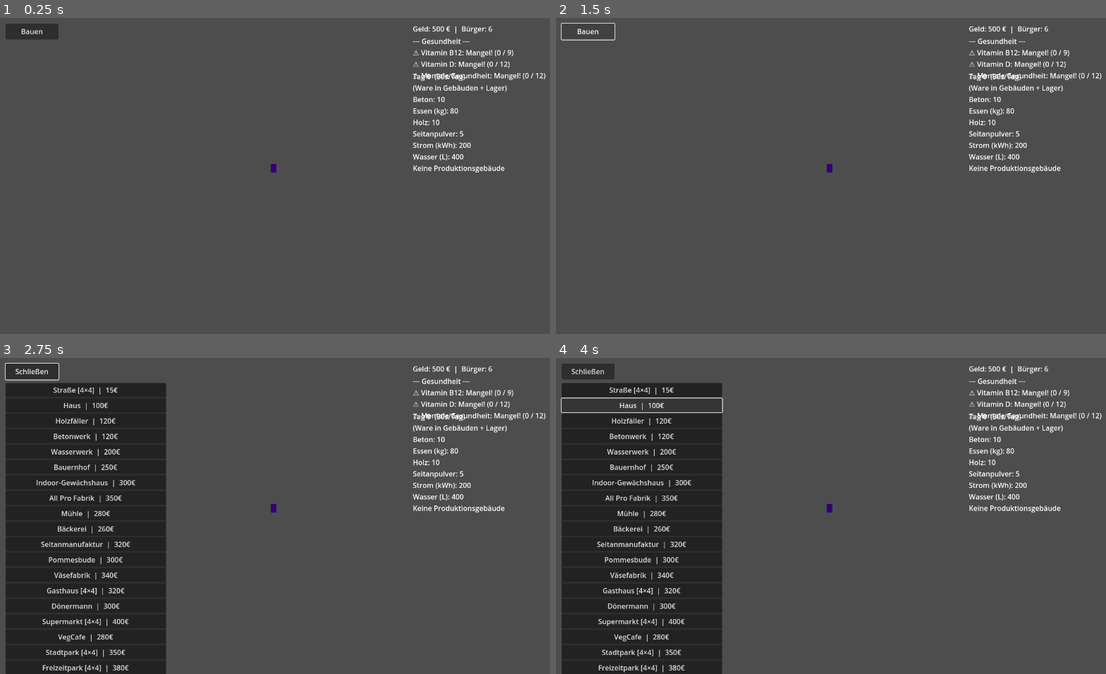
Above: before the commit, frames 1-4 (two rows, left to right).
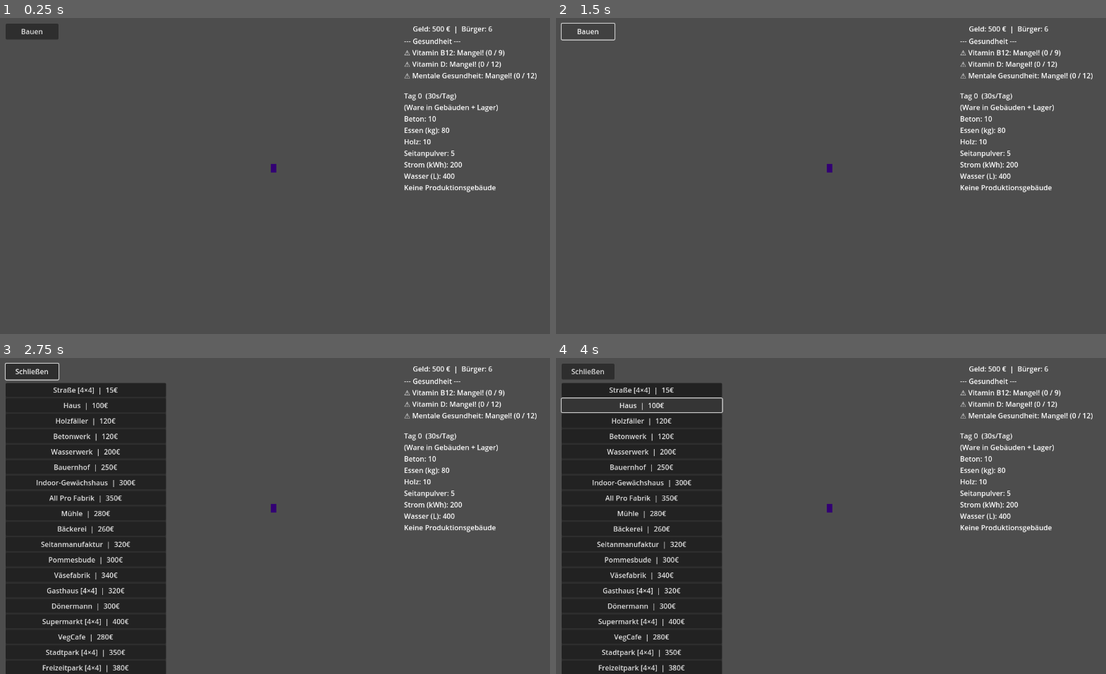
Above: after the commit, the same moments.

Repository: leonardwolf23-bot/vegangame
Game: Godot game, scene res://scenes/main.tscn
Same seed, same stepped clock (60 frames per second), same inputs: the game is played once before the commit and once after it.
Inputs (mouse positions are in pixels of both pictures, inside the frame that each line leads up to):
- Up to frame 1 (0.25 s): no input
- Up to frame 2 (1.5 s): click "Bauen" at 0.5 s; click "Schließen" at 1.25 s
- Up to frame 3 (2.75 s): tap Enter at 2 s; move the mouse to (407, 500) at 2.02 s; hold D from 2.03 s (still down); tap 1 at 2.1 s; click (407, 500) at 2.17 s
- Up to frame 4 (4 s): release D at 2.75 s; click "Straße [4×4] | 15€" at 2.75 s; click "Haus | 100€" at 3.5 s

The runs differ from the first frame. In frame 1, 2.3% of the frame differs, in the area x 73-100%, y 6-56%; in frame 2, 2.3%; in frame 3, 2.3%; in frame 4, 2.3%.

Commit message:
Show health metrics in both build menu UIs with larger label area
Co-authored-by: leonardwolf23-bot <leonardwolf23-bot@users.noreply.github.com>

Diff:
--- a/scenes/build_menu_visual.tscn
+++ b/scenes/build_menu_visual.tscn
@@ -12,6 +12,7 @@
 mode_list = NodePath("BuildPanel/Margin/MainVBox/ModePanel/ModeMargin/ModeList")
 money_label = NodePath("MoneyLabel")
 income_label = NodePath("IncomeLabel")
+health_label = NodePath("HealthLabel")
 resources_label = NodePath("ResourcesLabel")
 
 [node name="MoneyLabel" type="Label" parent="."]
@@ -38,14 +39,30 @@
 text = "Wohn-Einkommen: +0 €/s"
 horizontal_alignment = 2
 
+[node name="HealthLabel" type="Label" parent="."]
+anchors_preset = 1
+anchor_left = 1.0
+anchor_right = 1.0
+offset_left = -360.0
+offset_top = 64.0
+offset_right = -16.0
+offset_bottom = 180.0
+grow_horizontal = 0
+text = "--- Gesundheit ---
+Vitamin B12: —
+Vitamin D: —
+Mentale Gesundheit: —"
+horizontal_alignment = 2
+autowrap_mode = 3
+
 [node name="ResourcesLabel" type="Label" parent="."]
 anchors_preset = 1
 anchor_left = 1.0
 anchor_right = 1.0
-offset_left = -340.0
-offset_top = 64.0
+offset_left = -360.0
+offset_top = 188.0
 offset_right = -16.0
-offset_bottom = 220.0
+offset_bottom = 360.0
 grow_horizontal = 0
 text = "Ressourcen..."
 horizontal_alignment = 2
--- a/scripts/building_menu.gd
+++ b/scripts/building_menu.gd
@@ -41,18 +41,19 @@
 
 	_health_label = Label.new()
 	_health_label.set_anchors_preset(Control.PRESET_TOP_RIGHT)
-	_health_label.offset_left = -340
+	_health_label.offset_left = -360
 	_health_label.offset_top = 44
 	_health_label.offset_right = -16
-	_health_label.offset_bottom = 120
+	_health_label.offset_bottom = 160
+	_health_label.autowrap_mode = TextServer.AUTOWRAP_WORD_SMART
 	add_child(_health_label)
 
 	_resources_label = Label.new()
 	_resources_label.set_anchors_preset(Control.PRESET_TOP_RIGHT)
-	_resources_label.offset_left = -340
-	_resources_label.offset_top = 124
+	_resources_label.offset_left = -360
+	_resources_label.offset_top = 168
 	_resources_label.offset_right = -16
-	_resources_label.offset_bottom = 280
+	_resources_label.offset_bottom = 360
 	add_child(_resources_label)
 
 	_toggle_btn = Button.new()
@@ -119,6 +120,12 @@
 	var building: Dictionary = BuildingCatalog.get_building(_selected_index)
 	if not BuildingCatalog.has_production_modes(building):
 		return
+
+	var mode_hint := Label.new()
+	mode_hint.text = "Standard für NEUE Gebäude (Klick = einzelnes Gebäude):"
+	mode_hint.autowrap_mode = TextServer.AUTOWRAP_WORD_SMART
+	_mode_box.add_child(mode_hint)
+
 	var entries: Array = building.get("modes", building.get("recipes", []))
 	var active: Array = ProductionManager.get_default_modes(_selected_index)
 	for entry in entries:
--- a/scripts/building_menu_ui.gd
+++ b/scripts/building_menu_ui.gd
@@ -10,6 +10,7 @@
 @export var mode_list: VBoxContainer
 @export var money_label: Label
 @export var income_label: Label
+@export var health_label: Label
 @export var resources_label: Label
 
 var _placer: Node2D
@@ -34,8 +35,11 @@
 
 	GameState.money_changed.connect(_refresh_hud)
 	GameState.income_changed.connect(_refresh_hud)
+	GameState.population_changed.connect(_refresh_hud)
 	ProductionManager.resources_changed.connect(_refresh_hud)
 	ProductionManager.day_completed.connect(_refresh_hud)
+	if PopulationHealth:
+		PopulationHealth.health_status_changed.connect(_refresh_hud)
 
 	_build_building_buttons()
 	_select_building(0)
@@ -127,9 +131,11 @@
 
 func _refresh_hud(_arg = null) -> void:
 	if money_label:
-		money_label.text = "Geld: %d €" % GameState.money
+		money_label.text = "Geld: %d €  |  Bürger: %d" % [GameState.money, GameState.population]
 	if income_label:
 		income_label.text = "Wohn-Einkommen: +%d €/s" % int(GameState.get_income_per_second())
+	if health_label:
+		health_label.text = "--- Gesundheit ---\n" + "\n".join(PopulationHealth.get_marker_lines())
 	if resources_label:
 		resources_label.text = "\n".join(ProductionManager.get_summary_lines(10))
 	_refresh_building_buttons()
